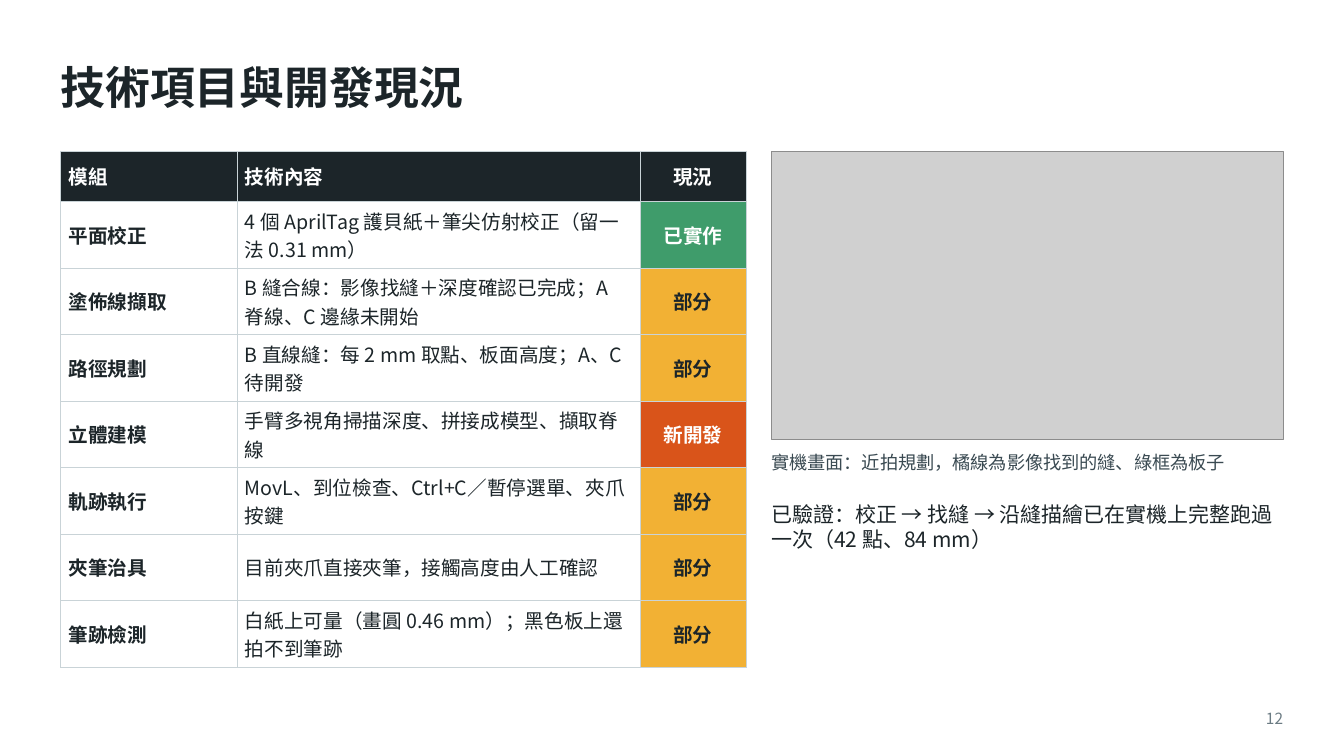
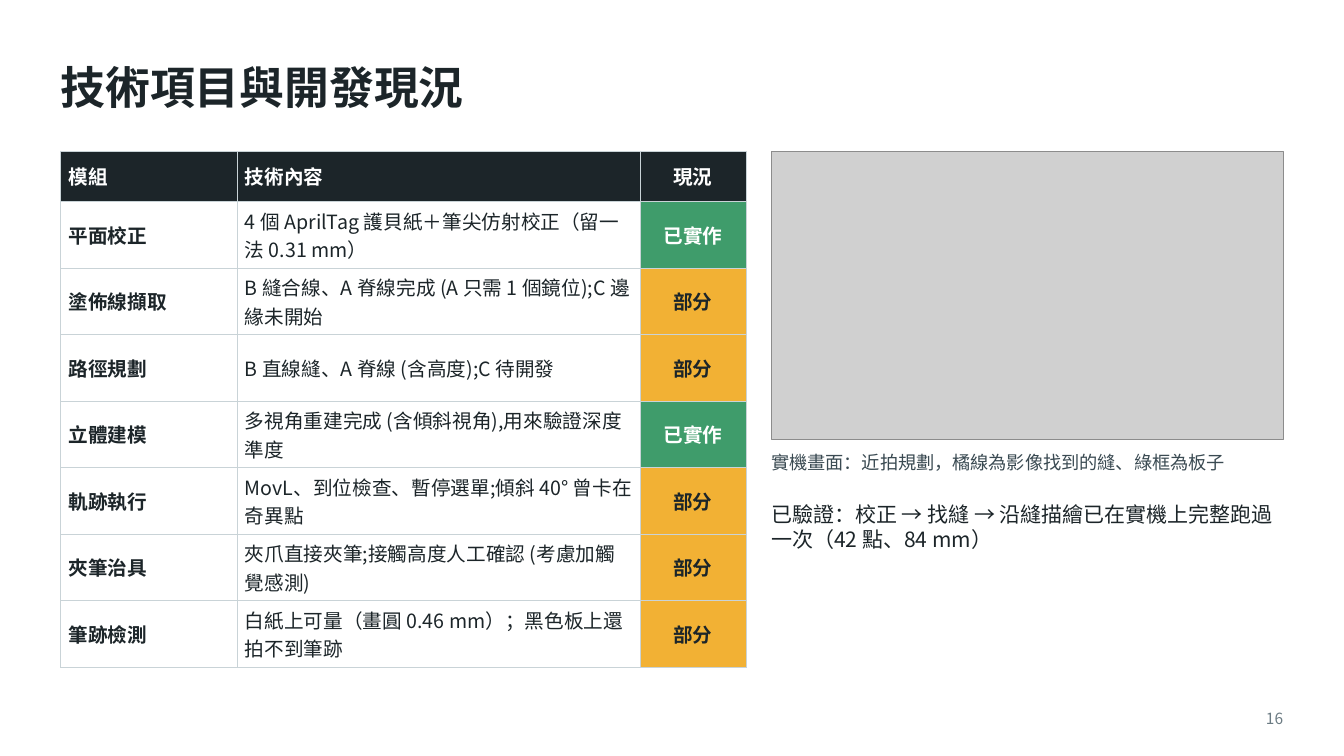
Before and after one commit to Rayyang800/PBL-path-planning, a slide deck: slide 16 of PBL專題規劃報告_三種工件版.pptx (slide 12 before the commit). Drawn at 1344x756 pixels with LibreOffice and Linux fonts; fonts in the diff are those of the drawing; grey boxes stand for pictures. Boxes give left, top, right and bottom in pixels: in the first picture for what was removed or moved away, otherwise in the second. Text is boxed around its words. In the diff, an @@ line names an element or a change of style, - is before the commit and + after.

```diff
--- a/PBL專題規劃報告_三種工件版.pptx
+++ b/PBL專題規劃報告_三種工件版.pptx
@@ table at (60,151,746,667) @@
-row 3, column 2: B 縫合線：影像找縫＋深度確認已完成；A 脊線、C 邊緣未開始
+row 3, column 2: B 縫合線、A 脊線完成 (A 只需 1 個鏡位);C 邊緣未開始
-row 4, column 2: B 直線縫：每 2 mm 取點、板面高度；A、C 待開發
+row 4, column 2: B 直線縫、A 脊線 (含高度);C 待開發
-row 5, column 2: 手臂多視角掃描深度、拼接成模型、擷取脊線
+row 5, column 2: 多視角重建完成 (含傾斜視角),用來驗證深度準度
-row 5, column 3: 新開發
+row 5, column 3: 已實作
-row 6, column 2: MovL、到位檢查、Ctrl+C／暫停選單、夾爪按鍵
+row 6, column 2: MovL、到位檢查、暫停選單;傾斜 40° 曾卡在奇異點
-row 7, column 2: 目前夾爪直接夾筆，接觸高度由人工確認
+row 7, column 2: 夾爪直接夾筆;接觸高度人工確認 (考慮加觸覺感測)
@@ fill #D9541A to #3F9C6B in row 5, column 3 @@
@@ page number at (1266,712,1283,724): text changed @@
-12
+16
```
Also in this commit, not shown: 9 other slides changed, 12 slides added, 1 slide removed, 26 other files.
